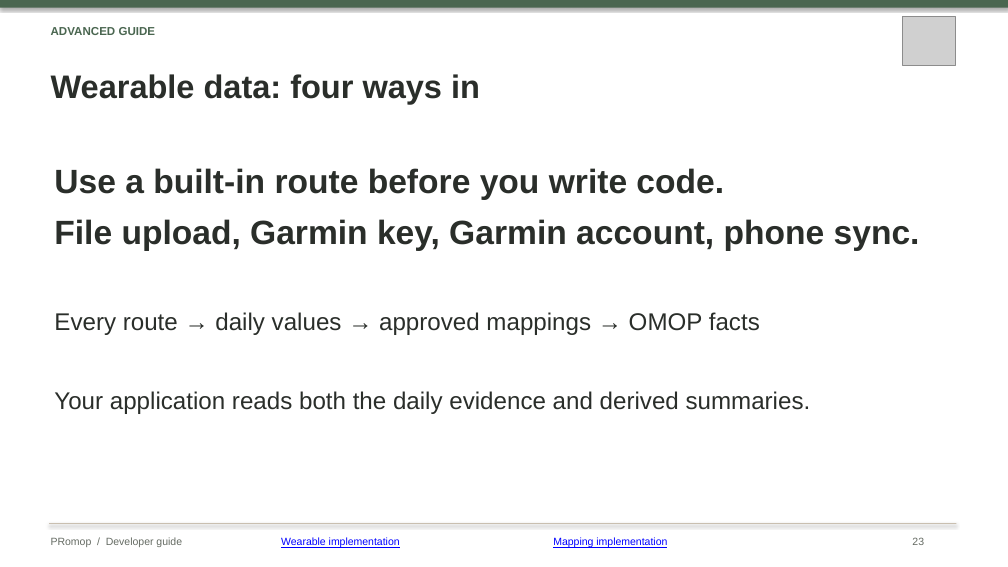
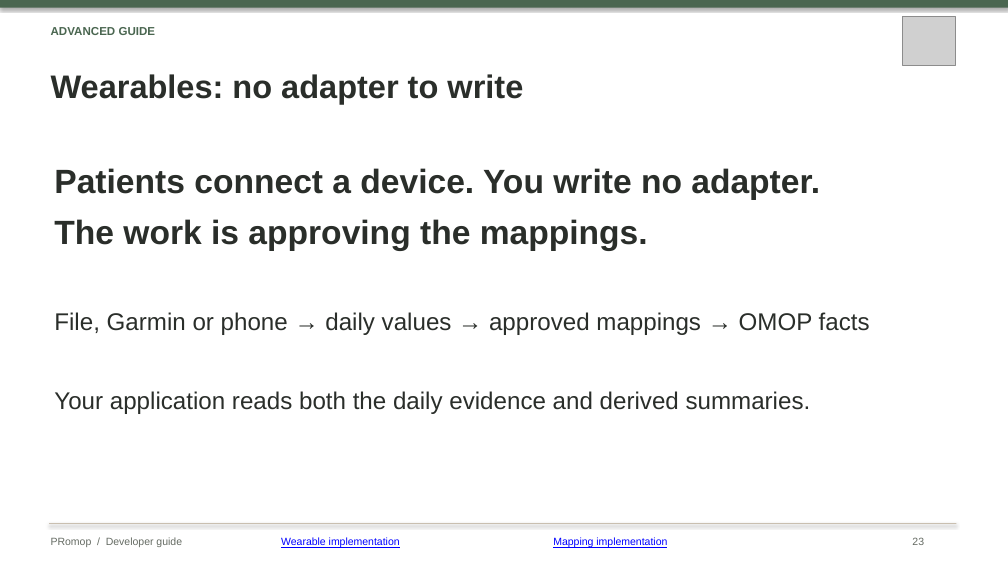
Before and after one commit to healthkey-ai/promop, a slide deck: slide 23 of PRomop_Developer_Guide.pptx. Drawn at 1008x567 pixels with LibreOffice and Linux fonts; fonts in the diff are those of the drawing; grey boxes stand for pictures. Boxes give left, top, right and bottom in pixels: in the first picture for what was removed or moved away, otherwise in the second. Text is boxed around its words. In the diff, an @@ line names an element or a change of style, - is before the commit and + after.

```diff
--- a/PRomop_Developer_Guide.pptx
+++ b/PRomop_Developer_Guide.pptx
@@ text at (51, 74, 523, 104): text changed @@
-Wearable data: four ways in
+Wearables: no adapter to write
@@ text at (54, 168, 820, 251): text changed @@
-Use a built-in route before you write code.
-File upload, Garmin key, Garmin account, phone sync.
+Patients connect a device. You write no adapter.
+The work is approving the mappings.
@@ text at (54, 312, 870, 335): text changed @@
-Every route → daily values → approved mappings → OMOP facts
+File, Garmin or phone → daily values → approved mappings → OMOP facts
```
Also in this commit, not shown: 4 other slides changed, 2 slides removed.
